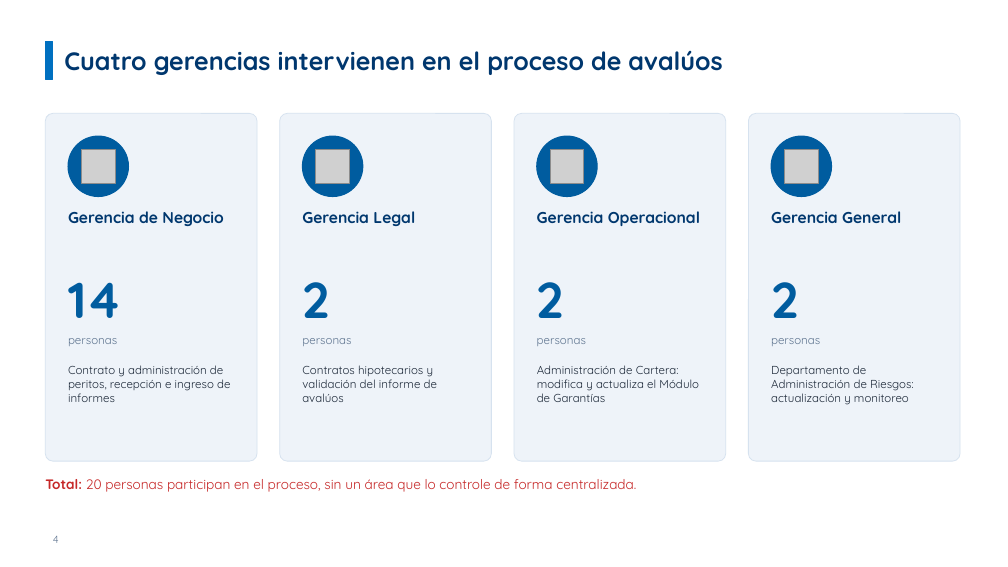
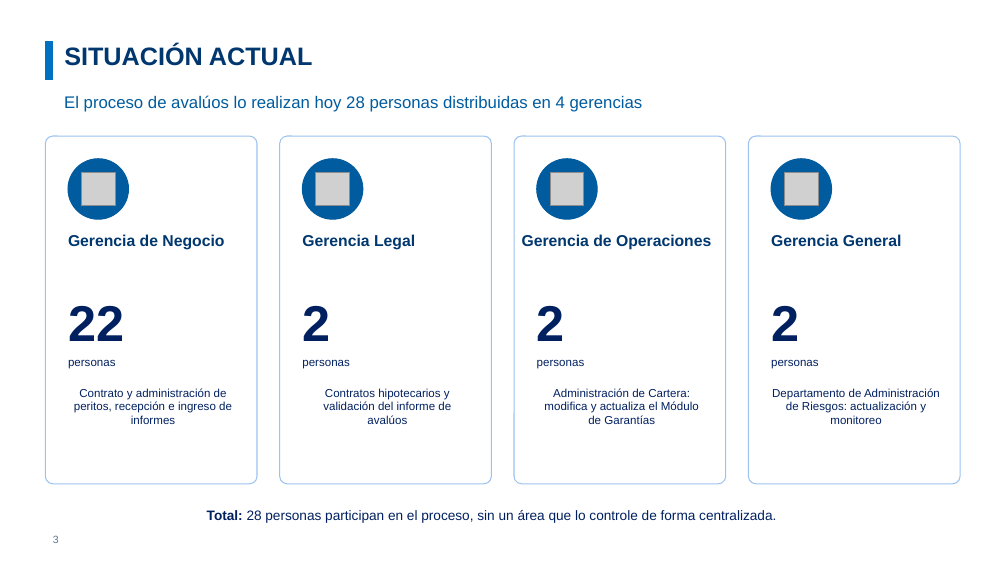
Before and after one commit to menjivar201280/riesgo, a slide deck: slide 3 of administracion-avaluos/Proyecto_Administracion_de_Avaluos.pptx (slide 4 before the commit). Drawn at 1008x567 pixels with LibreOffice and Linux fonts; fonts in the diff are those of the drawing; grey boxes stand for pictures; background and template pictures are left out. Boxes give left, top, right and bottom in pixels: in the first picture for what was removed or moved away, otherwise in the second. Text is boxed around its words. In the diff, an @@ line names an element or a change of style, - is before the commit and + after.

```diff
--- a/administracion-avaluos/Proyecto_Administracion_de_Avaluos.pptx
+++ b/administracion-avaluos/Proyecto_Administracion_de_Avaluos.pptx
@@ title at box(64, 44, 313, 66): text changed; font Quicksand to Arial @@
-Cuatro gerencias intervienen en el proceso de avalúos
+SITUACIÓN ACTUAL
@@ text added at box(64, 95, 643, 112), 16 pt, text #005C9F @@
+El proceso de avalúos lo realizan hoy 28 personas distribuidas en 4 gerencias
@@ 4 ellipses, 4 rounded rectangles, 2 texts: place and size @@
-4 ellipses, 4 rounded rectangles, 2 texts at box(45, 113, 960, 461)
+4 ellipses, 4 rounded rectangles, 2 texts at box(45, 136, 960, 484)
@@ fill #EEF3F9 to #FFFFFF; outline #D6E2EF 0.75 pt to #9CC3F0 1 pt in 4 elements at box(45, 136, 257, 484), box(280, 136, 492, 484), box(514, 136, 726, 484), box(749, 136, 960, 484) @@
@@ text at box(522, 234, 711, 250): text changed; font Quicksand to Arial @@
-Gerencia Operacional
+Gerencia de Operaciones
@@ font Quicksand to Arial in 3 elements at box(68, 234, 224, 250), box(302, 234, 415, 250), box(771, 234, 902, 246) @@
@@ text "Gerencia General": place and size @@
-text "Gerencia General" at box(771, 211, 901, 223)
+text "Gerencia General" at box(771, 234, 902, 246)
@@ text "2": place and size @@
-text "2" at box(302, 282, 329, 318)
+text "2" at box(302, 306, 330, 341)
@@ text "2": place and size @@
-text "2" at box(537, 282, 564, 318)
+text "2" at box(537, 306, 565, 341)
@@ font Quicksand to Arial, text colour #005C9F to #002060 in 3 elements at box(302, 306, 330, 341), box(537, 306, 565, 341), box(771, 306, 799, 341) @@
@@ text "2": place and size @@
-text "2" at box(771, 282, 798, 318)
+text "2" at box(771, 306, 799, 341)
@@ text at box(68, 306, 124, 341): text changed; font Quicksand to Arial; text colour #005C9F to #002060 @@
-14
+22
@@ 4 pictures, 4 texts: place and size @@
-4 pictures, 4 texts at box(68, 150, 820, 346)
+4 pictures, 4 texts at box(68, 172, 819, 369)
@@ font Quicksand to Arial, text colour #5F7590 to #002060 in 4 elements at box(68, 359, 116, 369), box(302, 359, 350, 369), box(537, 360, 585, 369), box(771, 359, 819, 369) @@
@@ text "Contrato y administración de peritos, ...": place and size @@
-text "Contrato y administración de peritos, ..." at box(68, 365, 230, 402)
+text "Contrato y administración de peritos, ..." at box(74, 388, 232, 424)
@@ text "Contratos hipotecarios y validación del ...": place and size @@
-text "Contratos hipotecarios y validación del ..." at box(302, 365, 437, 402)
+text "Contratos hipotecarios y validación del ..." at box(323, 388, 451, 424)
@@ text "Administración de Cartera: modifica y ...": place and size @@
-text "Administración de Cartera: modifica y ..." at box(537, 365, 699, 402)
+text "Administración de Cartera: modifica y ..." at box(544, 388, 699, 424)
@@ font Quicksand to Arial, text colour #1E2A3A to #002060; alignment left to centre in 4 elements at box(74, 388, 232, 424), box(323, 388, 451, 424), box(544, 388, 699, 424), box(772, 388, 940, 424) @@
@@ text "Departamento de Administración de Riesgos: ...": place and size @@
-text "Departamento de Administración de Riesgos: ..." at box(771, 365, 914, 405)
+text "Departamento de Administración de Riesgos: ..." at box(772, 388, 940, 424)
@@ page number at box(53, 535, 59, 543): text changed; font Quicksand to Arial @@
-4
+3
@@ text at box(207, 510, 776, 523): text changed; font Quicksand to Arial; text colour #C62828 to #002060 @@
-Total: 20 personas participan en el proceso, sin un área que lo controle de forma centralizada.
+Total: 28 personas participan en el proceso, sin un área que lo controle de forma centralizada.
```
Also in this commit, not shown: 15 other slides changed, 2 slides removed.
